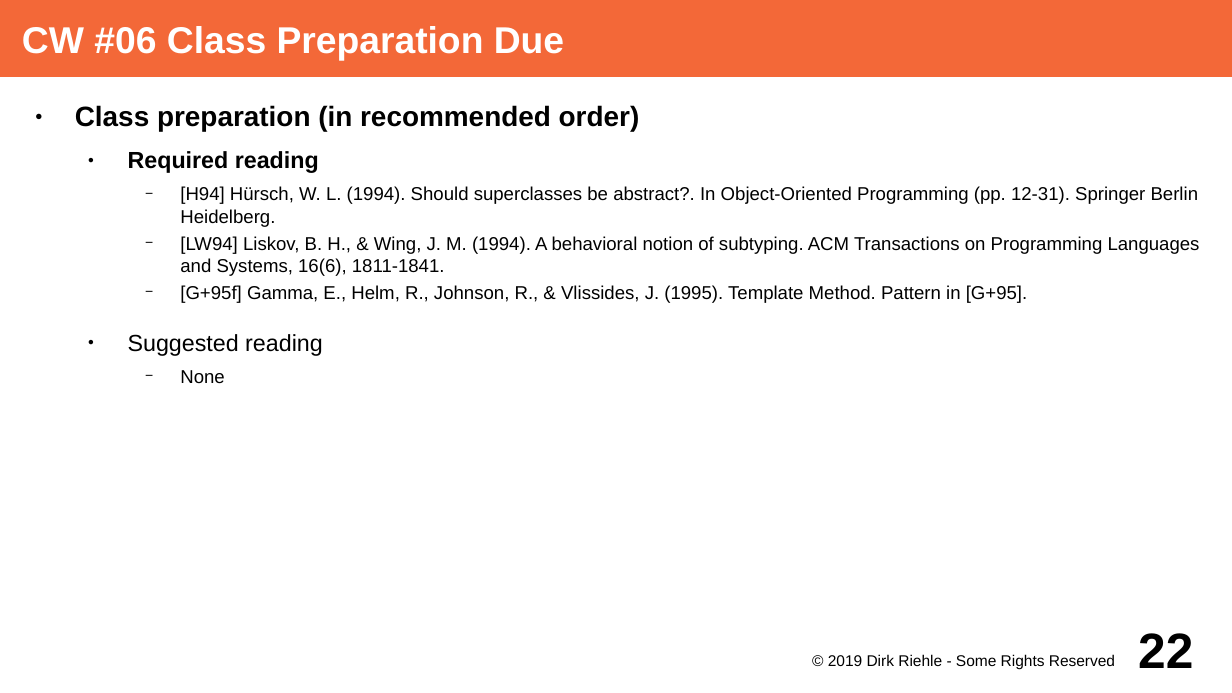
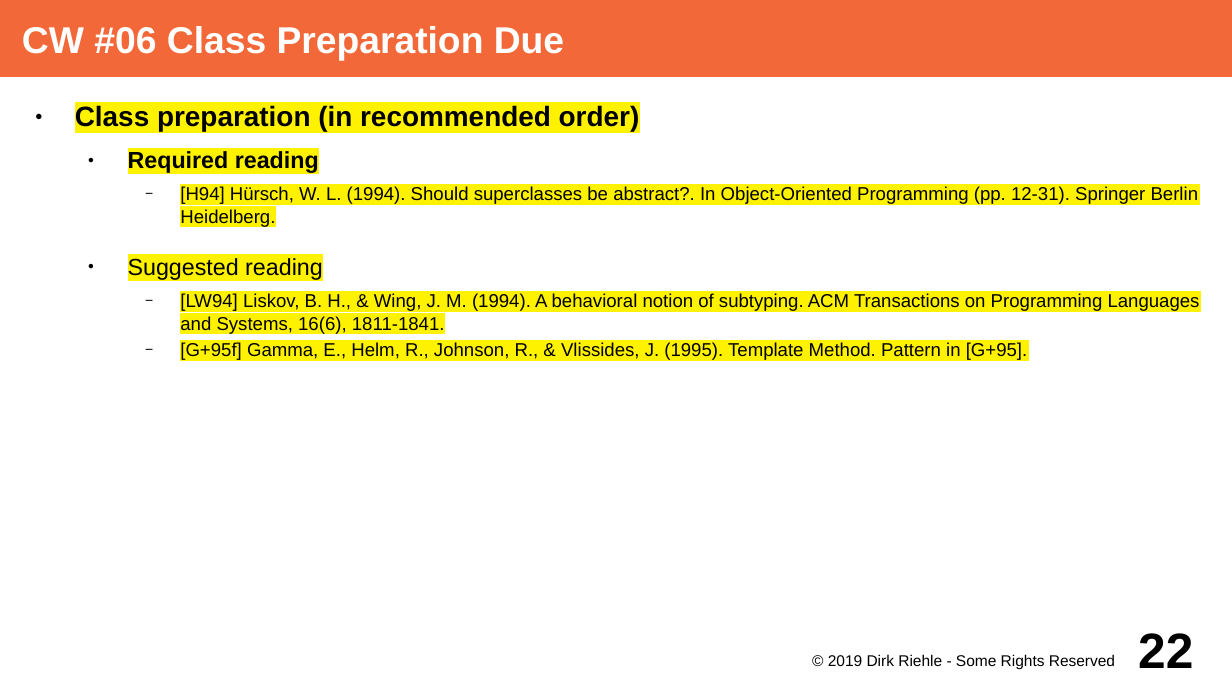
Before and after one commit to dirkriehle/adap-course, a slide deck: slide 22 of Lecture Slides/ADAP A02 - Course Schedule.odp. Drawn at 1232x693 pixels with LibreOffice and Linux fonts; fonts in the diff are those of the drawing. Boxes give left, top, right and bottom in pixels: in the first picture for what was removed or moved away, otherwise in the second. Text is boxed around its words. In the diff, an @@ line names an element or a change of style, - is before the commit and + after.

Commit message:
Reduced reading materials, first cut.

```diff
--- a/Lecture Slides/ADAP A02 - Course Schedule.odp
+++ b/Lecture Slides/ADAP A02 - Course Schedule.odp
@@ text at <box>75,105,1200,360</box>: highlight none to #FFF200 @@
@@ text at <box>128,258,323,280</box>: paragraph added @@
+  ● Suggested reading
@@ text at <box>128,334,323,384</box>: paragraphs removed @@
-  ● Suggested reading
-    − None
```
Also in this commit, not shown: 24 other slides changed, 1 other file.
